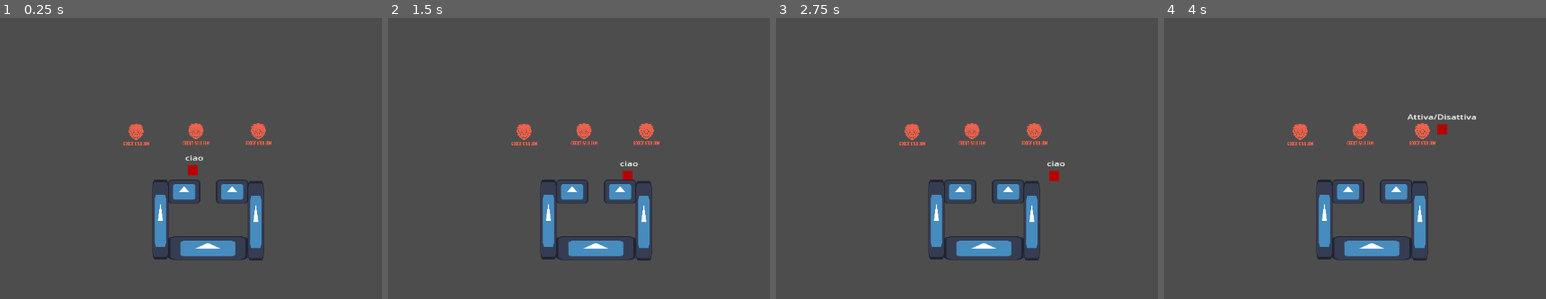
Above: before the commit, frames 1-4 (left to right).
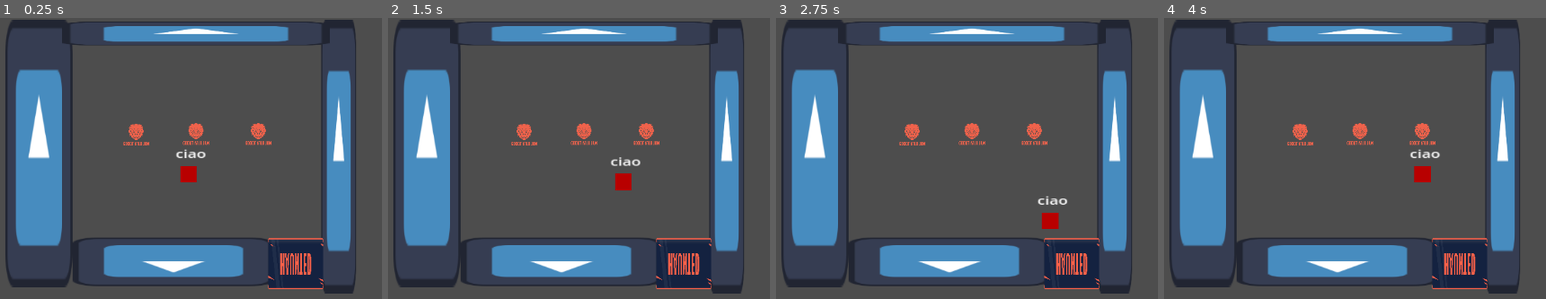
Above: after the commit, the same moments.

Repository: FranzRome/godot-wild-jam--74
Game: Godot game, scene res://scenes/main_scene.tscn
Two runs of this game, one before a commit and one after it. Both use one fixed random seed, a clock stepped at 60 frames per second and the inputs below. The engine's default icon, where the game draws it, is replaced by a stand-in: a white triangle on a blue panel in a dark square.
Inputs:
- Up to frame 1 (0.25 s): no input
- Up to frame 2 (1.5 s): tap Enter at 0.5 s; hold D (right) 0.53-1.28 s; tap E (interact) at 0.6, 1.35 s; hold S (down) from 1.28 s (still down)
- Up to frame 3 (2.75 s): release S (down) at 2.03 s; hold D (right) from 2.03 s (still down); tap E (interact) at 2.1 s
- Up to frame 4 (4 s): release D (right) at 2.78 s; hold W (up) 2.78-3.53 s; tap E (interact) at 2.85, 3.6 s; hold A (left) from 3.53 s (still down)

The runs differ from the first frame. In frame 1, 29% of the frame differs, in the area x 1-94%, y 0-99%; in frame 2, 29%; in frame 3, 29%; in frame 4, 29%.

Commit message:
minigame leva a combinazione

Diff:
--- a/scenes/main_scene.tscn
+++ b/scenes/main_scene.tscn
@@ -1,8 +1,9 @@
-[gd_scene load_steps=10 format=3 uid="uid://dmgdgae23gn6n"]
+[gd_scene load_steps=11 format=3 uid="uid://dmgdgae23gn6n"]
 
 [ext_resource type="Script" path="res://scripts/player.gd" id="1_lomu2"]
 [ext_resource type="Texture2D" uid="uid://cj2503mwh4gjo" path="res://sprites/player_placeholder.png" id="2_683qt"]
 [ext_resource type="Texture2D" uid="uid://dv88f6aae21wl" path="res://icons/icon.svg" id="3_6ibdu"]
+[ext_resource type="Texture2D" uid="uid://bskeq2jfvgc5o" path="res://icons/haunted.png" id="4_cvc0x"]
 [ext_resource type="Texture2D" uid="uid://d2772la4150j4" path="res://icons/GWJ-Full-Logo-noBG.svg" id="4_qq1qr"]
 [ext_resource type="PackedScene" uid="uid://bafdf18a4ruk6" path="res://game_components/interact_area.tscn" id="5_qm7wi"]
 
@@ -30,7 +31,8 @@
 [node name="Camera2D" type="Camera2D" parent="."]
 
 [node name="Player" type="CharacterBody2D" parent="."]
-position = Vector2(52, -79)
+position = Vector2(45, -73)
+scale = Vector2(1.67279, 1.64286)
 script = ExtResource("1_lomu2")
 
 [node name="CollisionShape2D" type="CollisionShape2D" parent="Player"]
@@ -70,7 +72,8 @@
 vertical_alignment = 1
 
 [node name="Wall" type="Node2D" parent="."]
-scale = Vector2(0.2, 1)
+position = Vector2(-195, -106)
+scale = Vector2(0.84, 3.36)
 
 [node name="StaticBody2D" type="StaticBody2D" parent="Wall"]
 
@@ -81,8 +84,8 @@
 texture = ExtResource("3_6ibdu")
 
 [node name="Wall2" type="Node2D" parent="."]
-position = Vector2(76, 46)
-scale = Vector2(1, 0.3)
+position = Vector2(21, 68)
+scale = Vector2(2.53561, -0.610534)
 
 [node name="StaticBody2D" type="StaticBody2D" parent="Wall2"]
 
@@ -93,8 +96,8 @@
 texture = ExtResource("3_6ibdu")
 
 [node name="Wall3" type="Node2D" parent="."]
-position = Vector2(153, 2)
-scale = Vector2(0.2, 1)
+position = Vector2(286, -101)
+scale = Vector2(0.44, 3.44)
 
 [node name="StaticBody2D" type="StaticBody2D" parent="Wall3"]
 
@@ -105,8 +108,8 @@
 texture = ExtResource("3_6ibdu")
 
 [node name="Wall4" type="Node2D" parent="."]
-position = Vector2(38, -45)
-scale = Vector2(0.4, 0.3)
+position = Vector2(57, -299)
+scale = Vector2(3.36, 0.3)
 
 [node name="StaticBody2D" type="StaticBody2D" parent="Wall4"]
 
@@ -116,17 +119,18 @@
 [node name="Sprite2D" type="Sprite2D" parent="Wall4"]
 texture = ExtResource("3_6ibdu")
 
-[node name="Wall5" type="Node2D" parent="."]
-position = Vector2(115, -45)
-scale = Vector2(0.4, 0.3)
+[node name="Door" type="Node2D" parent="."]
+position = Vector2(217, 71)
+scale = Vector2(0.699517, 0.595073)
 
-[node name="StaticBody2D" type="StaticBody2D" parent="Wall5"]
+[node name="StaticBody2D" type="StaticBody2D" parent="Door"]
 
-[node name="CollisionShape2D" type="CollisionShape2D" parent="Wall5/StaticBody2D"]
+[node name="CollisionShape2D" type="CollisionShape2D" parent="Door/StaticBody2D"]
 shape = SubResource("RectangleShape2D_ak3ou")
 
-[node name="Sprite2D" type="Sprite2D" parent="Wall5"]
-texture = ExtResource("3_6ibdu")
+[node name="Sprite2D" type="Sprite2D" parent="Door"]
+scale = Vector2(0.0469179, -0.181122)
+texture = ExtResource("4_cvc0x")
 
 [node name="Button1" type="Node2D" parent="."]
 position = Vector2(-39, -136)
--- a/scripts/player.gd
+++ b/scripts/player.gd
@@ -25,18 +25,6 @@
 	pass
 
 
-func _interact():
-	var space_state = get_world_2d().direct_space_state
-	# use global coordinates, not local to node
-	var query = PhysicsRayQueryParameters2D.create(global_position, global_position + _last_direction * _interaction_distance, collision_mask, [self])
-	print(query.collision_mask)
-	query.collide_with_areas = true
-	var result = space_state.intersect_ray(query)
-	if(!result.is_empty()):
-		print("hit")
-
-
-
 
 #Area di interazione
 
@@ -57,10 +45,33 @@
 	else:
 		interact_label.text = ""
 
+
+var button_a_pressed = false
+var button_b_pressed = false
+var button_c_pressed = false
+
 func execute_interactions():
 	if all_interactions:
 		var current_interaction = all_interactions[0]
 		match current_interaction.interact_type:
-			"toggle button A": print("premuto leva A")
-			"toggle button B": print("premuto leva B")
-			"toggle button C": print("premuto leva C")
+			"toggle button A":
+				button_a_pressed = !button_a_pressed
+				print("button a: " +  str(button_a_pressed) )
+			"toggle button B":
+				button_b_pressed = !button_b_pressed
+				print("button b: " + str(button_b_pressed))
+			"toggle button C":
+				button_c_pressed = !button_c_pressed
+				print("button c: " + str(button_c_pressed))
+
+		if(button_a_pressed==true && button_b_pressed==false && button_c_pressed==true):
+			open_escape_door()
+		else:
+			close_escape_door()
+
+func open_escape_door():
+	get_node("/root/MainScene/Door").position = Vector2(139, 149)
+
+
+func close_escape_door():
+	pass
